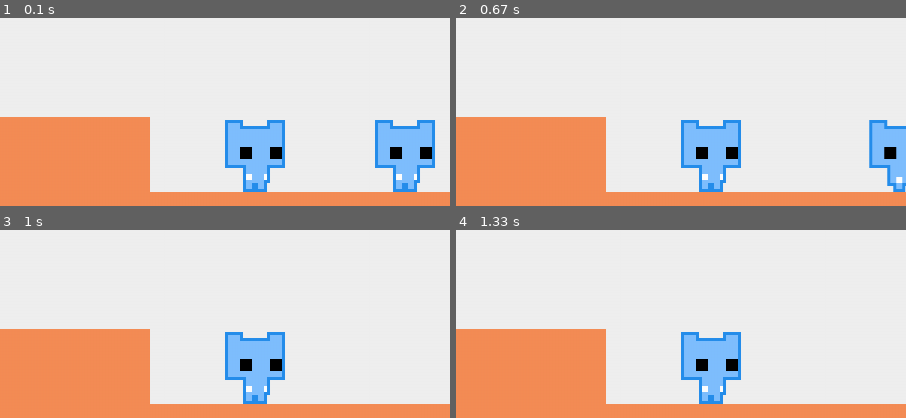
Above: before the commit, frames 1-4 (two rows, left to right).
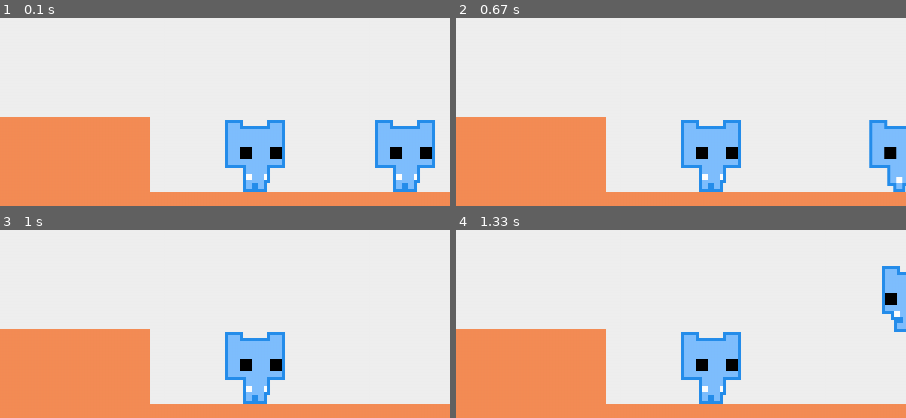
Above: after the commit, the same moments.

Repository: Jaden505/Pico-MAPPO
Game: pygame game, started from Game/game.py
The game is run twice, just before and just after one commit, with the same random seed, the same clock (stepped at 60 frames per second) and the same inputs.
Inputs:
- Up to frame 1 (0.1 s): no input
- Up to frame 2 (0.67 s): hold Right from 0.33 s (still down)
- Up to frame 3 (1 s): release Right at 0.97 s
- Up to frame 4 (1.33 s): hold Left from 1 s (still down); tap Space at 1.07 s
The pictures show only the part of the screen within x 50-100%, y 34-84%; the shares and areas given below are measured in that part.

Frames 1-3 are identical in both runs. In frame 4, 1.6% of the frame differs, in the area x 94-100%, y 19-55%.

Commit message:
fully working collisions and nice controls, no more glitches

Diff:
--- a/Game/player.py
+++ b/Game/player.py
@@ -58,9 +58,11 @@
             if event.key == pygame.K_LEFT:
                 self.vx = -self.acx * dt
                 self.facing_left = True
+
             if event.key == pygame.K_RIGHT:
                 self.vx = self.acx * dt
                 self.facing_left = False
+
             if event.key == pygame.K_SPACE and not self.jumping:
                 self.jumping = True
                 self.vy = -self.acy
@@ -87,10 +89,10 @@
 
 
     def move_and_collide(self, static_obstacles,  dt):
-        # Horizontal collision
         self.x += self.vx * dt
         self.rect = pygame.Rect(self.x, self.y, self.width, self.height)
 
+        # Horizontal collision
         for obs in static_obstacles:
             if self.rect.colliderect(obs):
                 if self.vx > 0: # hit right wall
@@ -99,15 +101,18 @@
                 elif self.vx < 0: # hit left wall
                     self.x = obs.right
 
-                self.vx = 0
+                self.rect.x = self.x
+                if self.rect.colliderect(obs):
+                    self.vx = 0
 
-        # Vertical collision
         if self.vy < self.acy: # apply jump gravity
             self.vy += self.jump_gravity
 
+
         self.y += self.vy * dt
+        self.rect.y = self.y
 
-        self.rect.y = self.y
+        # Vertical collision
         for obs in static_obstacles:
             if self.rect.colliderect(obs):
                 if self.vy > 0: # hit floor
